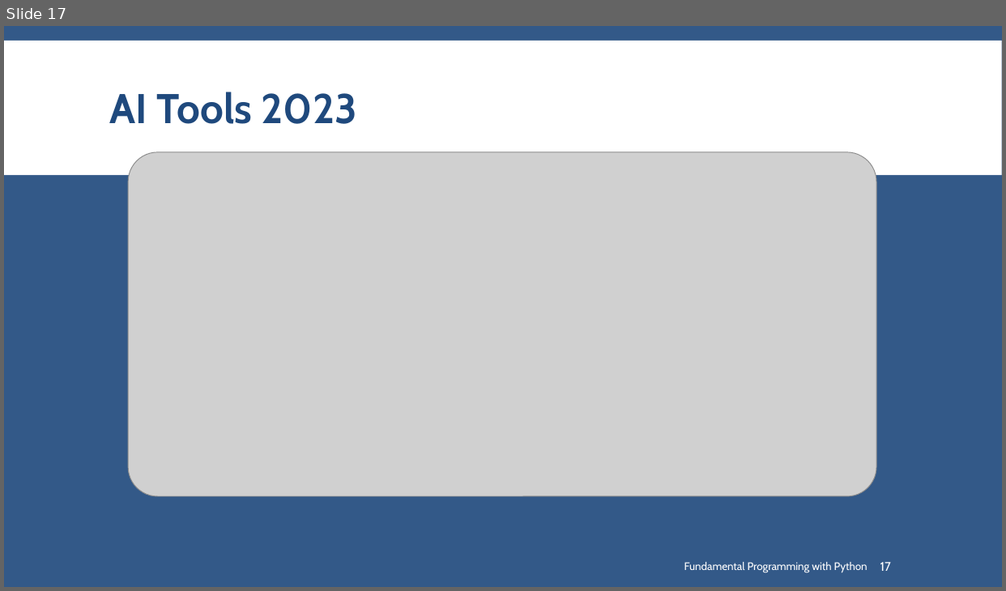
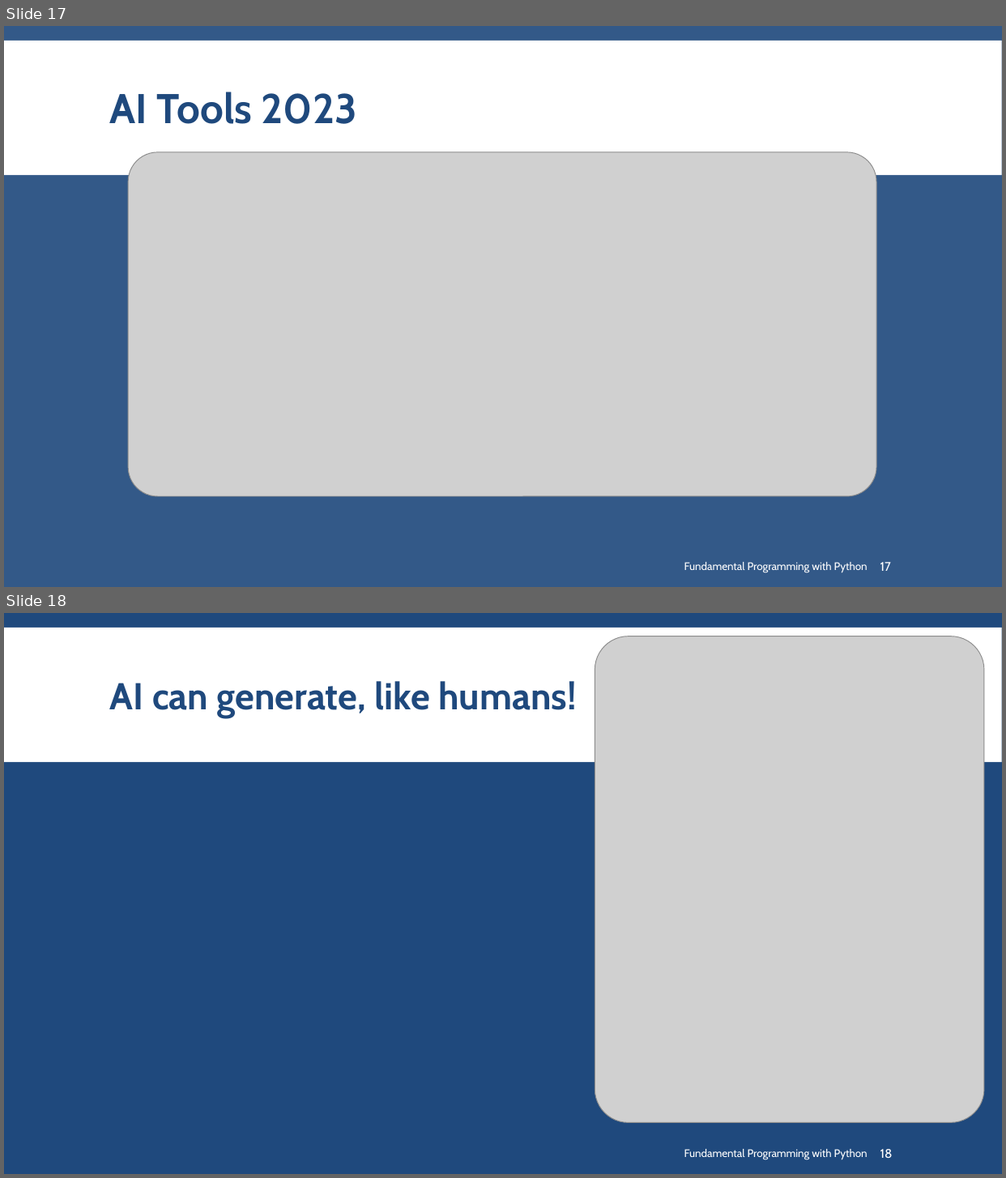
Before and after one commit to SharifPythonSpace/Course1401, a slide deck: Slide/12- Exception Handling.pptx. Shown one above the other, each under a label of ours: slide 17 before the commit, slides 17 and 18 after it. The pictures are 1006x591 and 1006x1178 pixels, drawn with LibreOffice and Linux fonts; fonts in the diff are those of the drawing; grey boxes stand for pictures; background and template pictures are left out. Boxes give left, top, right and bottom in pixels: in the first picture for what was removed or moved away, otherwise in the second. Text is boxed around its words. In the diff, an @@ line names an element or a change of style, - is before the commit and + after.

Commit message:
updated + minor

```diff
--- a/Slide/12- Exception Handling.pptx
+++ b/Slide/12- Exception Handling.pptx
@@ slide 18 added at box(4, 613, 1002, 1174), background #1F497D; not listed: 1 template element that a slide beside it also shows @@
@@ picture added at box(594, 636, 984, 1122) @@
@@ title added at box(110, 681, 576, 717), 36 pt, text #1F497D, bold @@
+AI can generate, like humans!
@@ text added at box(684, 1149, 867, 1161), 10.5 pt, text #FFFFFF @@
+Fundamental Programming with Python
@@ page number added at box(880, 1149, 893, 1158), 12 pt, text #FFFFFF @@
+18
```
Also in this commit, not shown: 1 other slide added.
